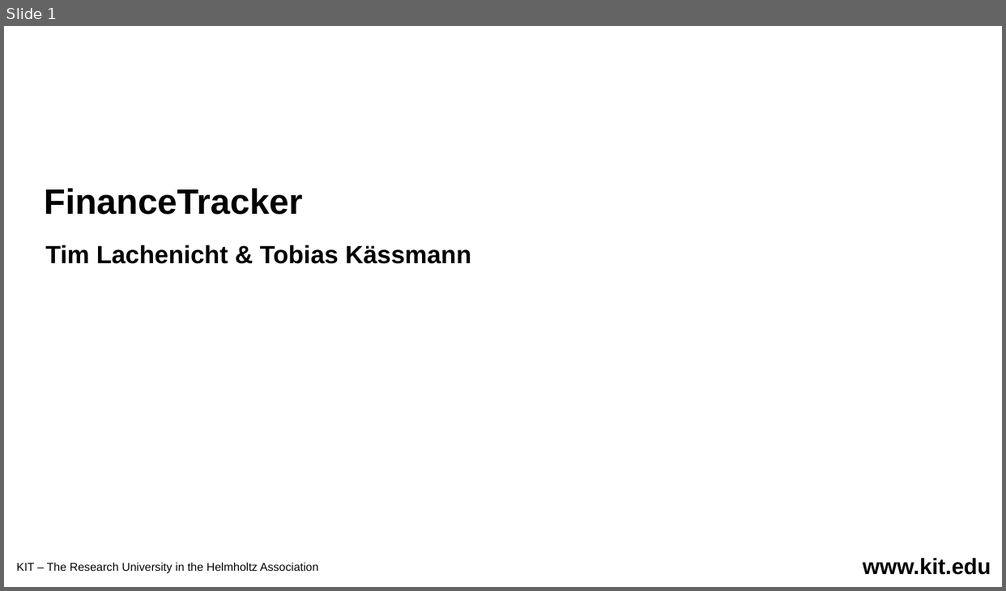
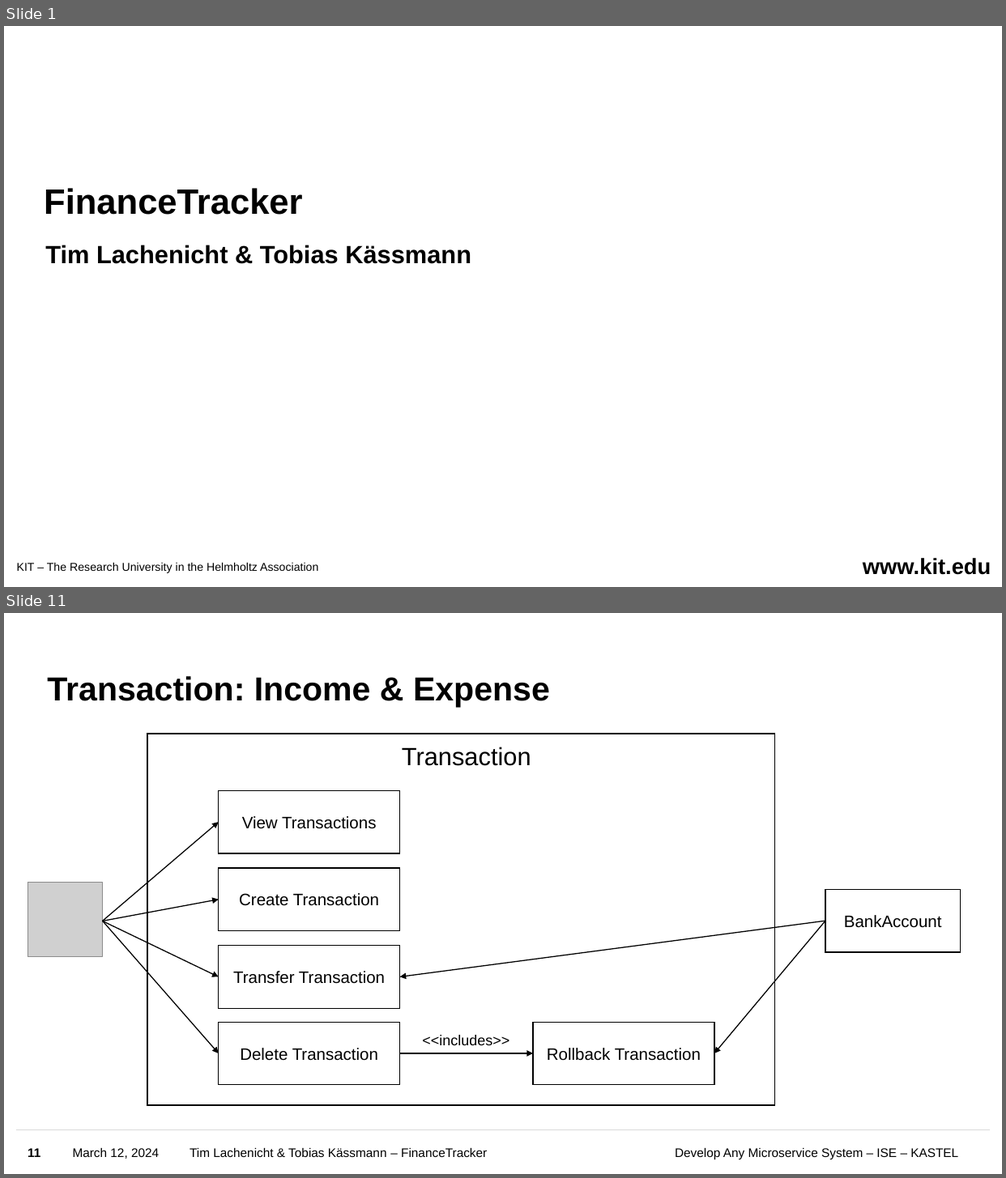
Before and after one commit to Uinyw/financetracker, a slide deck: Slides.pptx. Shown one above the other, each under a label of ours: slide 1 before the commit, slides 1 and 11 after it; the slides between them are not shown. The pictures are 1006x591 and 1006x1178 pixels, drawn with LibreOffice and Linux fonts; fonts in the diff are those of the drawing; grey boxes stand for pictures; background and template pictures are left out. Boxes give left, top, right and bottom in pixels: in the first picture for what was removed or moved away, otherwise in the second. Text is boxed around its words. In the diff, an @@ line names an element or a change of style, - is before the commit and + after.

```diff
--- a/Slides.pptx
+++ b/Slides.pptx
@@ slide 11 added at [4,613,1002,1174], background #FFFFFF @@
@@ title added at [47,676,550,707], 32 pt, text #000000, bold @@
+Transaction: Income & Expense
@@ rectangle added at [147,734,775,1105], outline #000000 1 pt @@
@@ text added at [402,747,531,766], 24 pt, text #000000 @@
+Transaction
@@ rectangle added at [219,790,400,854], outline #000000 1 pt, 16 pt, text #000000 @@
+View Transactions
@@ arrow added from (102, 922) to (219, 822), #000000 1 pt @@
@@ rectangle added at [219,868,400,931], outline #000000 1 pt, 16 pt, text #000000 @@
+Create Transaction
@@ picture added at [27,883,102,957] @@
@@ arrow added from (102, 922) to (219, 900), #000000 1 pt @@
@@ rectangle added at [825,890,960,953], outline #000000 1 pt, 16 pt, text #000000 @@
+BankAccount
@@ arrow added from (102, 922) to (219, 977), #000000 1 pt @@
@@ arrow added from (102, 921) to (219, 1054), #000000 1 pt @@
@@ arrow added from (825, 921) to (400, 977), #000000 1 pt @@
@@ arrow added from (825, 921) to (714, 1054), #000000 1 pt @@
@@ rectangle added at [219,945,400,1008], outline #000000 1 pt, 16 pt, text #000000 @@
+Transfer Transaction
@@ rectangle added at [219,1023,400,1085], outline #000000 1 pt, 16 pt, text #000000 @@
+Delete Transaction
@@ rectangle added at [533,1023,714,1085], outline #000000 1 pt, 16 pt, text #000000 @@
+Rollback Transaction
@@ text added at [422,1035,509,1046], 14 pt, text #000000 @@
+<<includes>>
@@ arrow added from (400, 1054) to (533, 1054), #000000 1 pt @@
@@ line added from (16, 1131) to (991, 1131), #D9D9D9 1 pt @@
@@ page number added at [27,1148,40,1157], 12 pt, text #000000, bold @@
+11
@@ text added at [73,1148,159,1159], 12 pt, text #000000 @@
+March 12, 2024
@@ text added at [189,1148,487,1157], 12 pt, text #000000 @@
+Tim Lachenicht & Tobias Kässmann – FinanceTracker
@@ text added at [675,1148,958,1161], 12 pt, text #000000 @@
+Develop Any Microservice System – ISE – KASTEL
```
Also in this commit, not shown: 11 slides changed, 21 other slides added, 9 slides removed.
